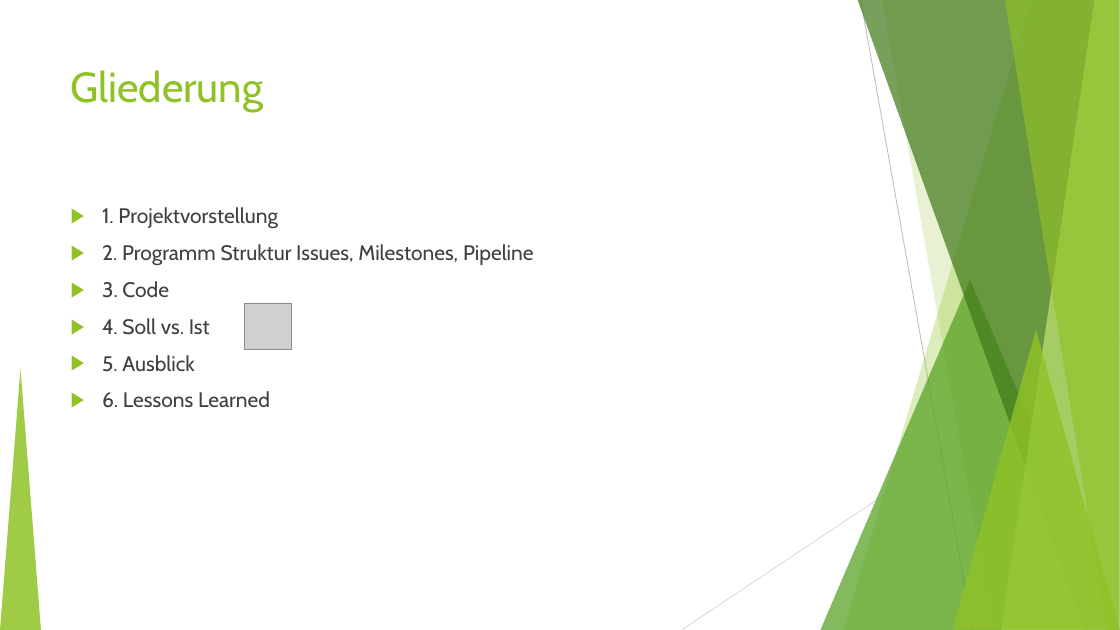
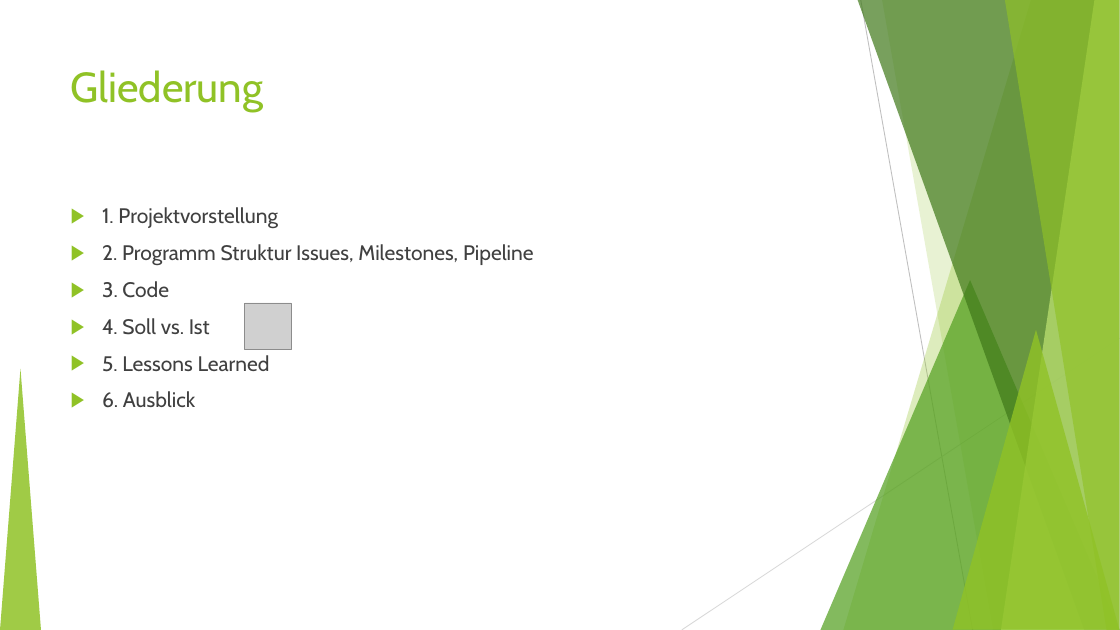
Before and after one commit to fh-erfurt/TravelBuddy-REST, a slide deck: slide 2 of doc/Präsentation/TravelBuddy_1.ppt. Drawn at 1120x630 pixels with LibreOffice and Linux fonts; fonts in the diff are those of the drawing; grey boxes stand for pictures. Boxes give left, top, right and bottom in pixels: in the first picture for what was removed or moved away, otherwise in the second. Text is boxed around its words. In the diff, an @@ line names an element or a change of style, - is before the commit and + after.

```diff
--- a/doc/Präsentation/TravelBuddy_1.ppt
+++ b/doc/Präsentation/TravelBuddy_1.ppt
@@ text at (102,355,270,408): text changed @@
-▶ 5. Ausblick
-▶ 6. Lessons Learned
+▶ 5. Lessons Learned
+▶ 6. Ausblick
```
Also in this commit, not shown: 3 other slides changed, 1 slide added.
